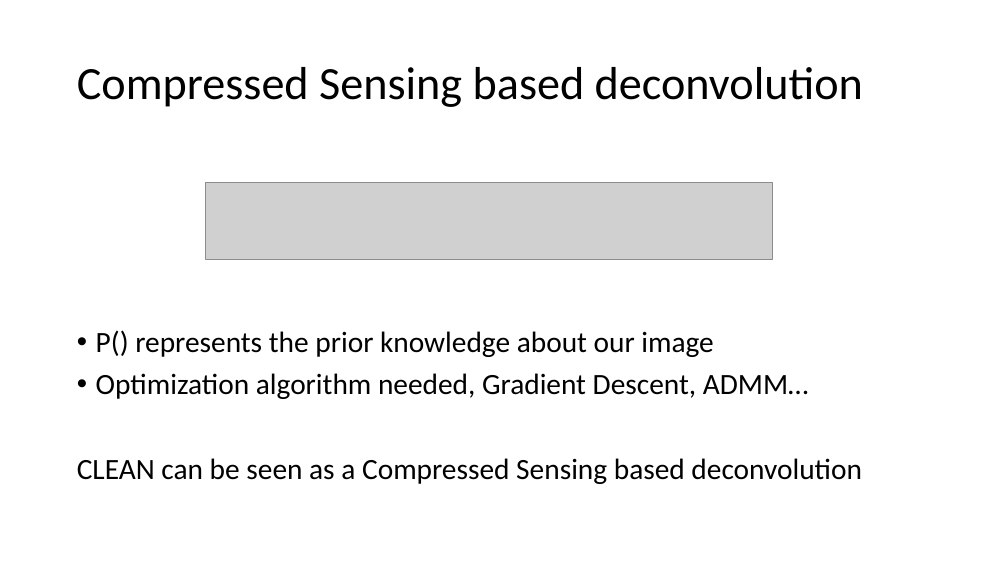
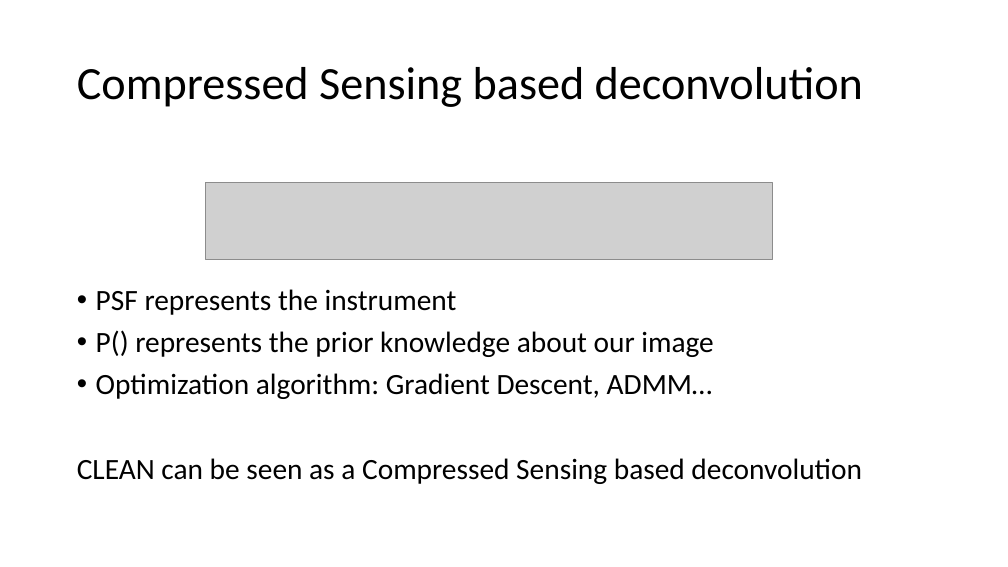
Before and after one commit to lord-blueberry/p9-doc, a slide deck: slide 10 of SKA-Days/Towards Distributed Image Reconstruction.pptx (slide 8 before the commit). Drawn at 1008x567 pixels with LibreOffice and Linux fonts; fonts in the diff are those of the drawing; grey boxes stand for pictures. Boxes give left, top, right and bottom in pixels: in the first picture for what was removed or moved away, otherwise in the second. Text is boxed around its words. In the diff, an @@ line names an element or a change of style, - is before the commit and + after.

```diff
--- a/SKA-Days/Towards Distributed Image Reconstruction.pptx
+++ b/SKA-Days/Towards Distributed Image Reconstruction.pptx
@@ text at (x1=96, y1=289, x2=457, y2=315): paragraph added @@
+• PSF represents the instrument
@@ text at (x1=96, y1=373, x2=713, y2=399): text changed @@
-• Optimization algorithm needed, Gradient Descent, ADMM…
+• Optimization algorithm: Gradient Descent, ADMM…
```
Also in this commit, not shown: 7 other slides changed, 9 slides added, 1 slide removed, 7 other files.
